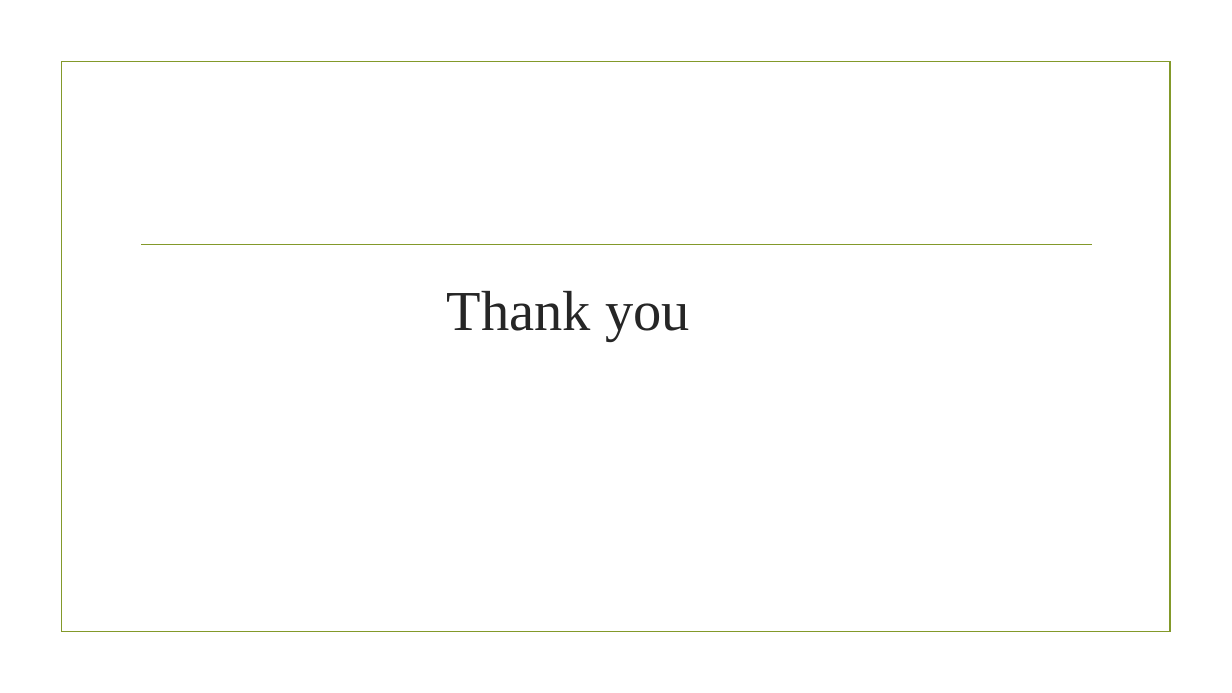
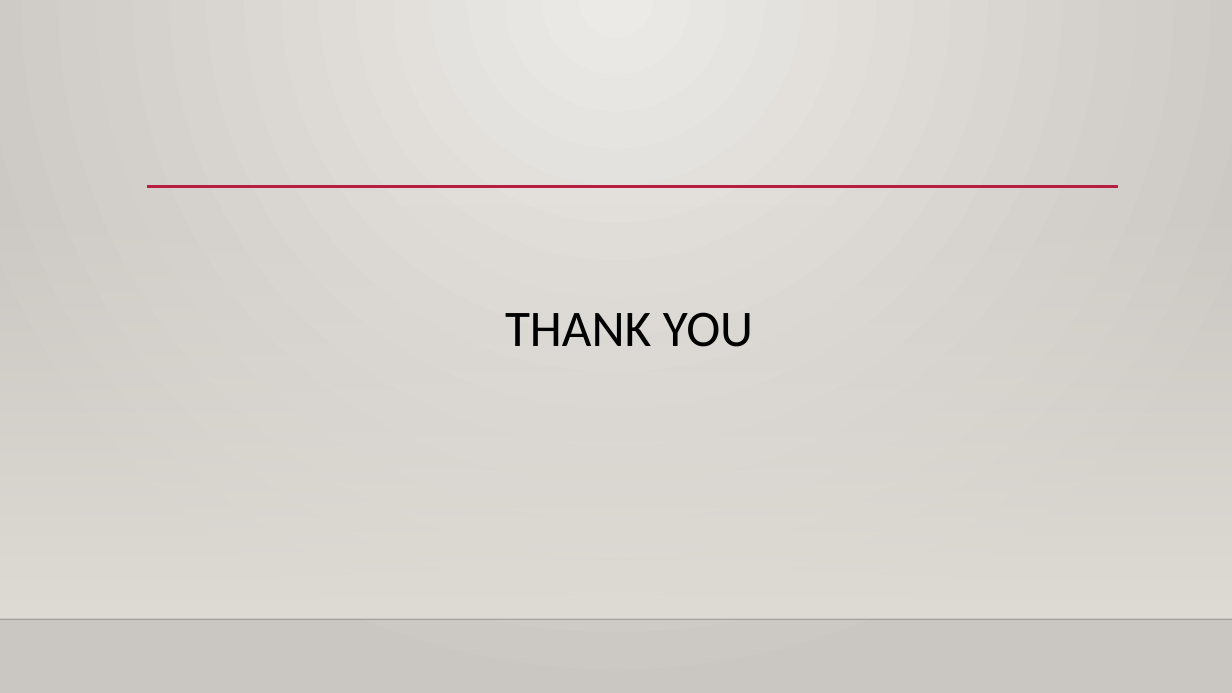
Before and after one commit to MAQI-SHI/CSYE-7200-Final-Project-Team-6, a slide deck: slide 19 of finalPresentation.pptx (slide 15 before the commit). Drawn at 1232x693 pixels with LibreOffice and Linux fonts; fonts in the diff are those of the drawing; background and template pictures are left out. Boxes give left, top, right and bottom in pixels: in the first picture for what was removed or moved away, otherwise in the second. Text is boxed around its words. In the diff, an @@ line names an element or a change of style, - is before the commit and + after.

```diff
--- a/finalPresentation.pptx
+++ b/finalPresentation.pptx
@@ background picture (left out) to gradient #ECEAE7 to #CAC7C1 @@
@@ rectangle: place and size @@
-rectangle at box(61, 62, 1170, 632)
+rectangle at box(0, 204, 1232, 619)
@@ rectangle at box(0, 204, 1232, 619): fill none to gradient #DFDBD5; outline #83992A 1.25 pt to none @@
@@ line moved from (141, 245) - (1092, 245) to (147, 187) - (1118, 187) @@
@@ line (147, 187) - (1118, 187): stroke #83992A 1.25 pt to #B71E42 2.5 pt @@
@@ title "THANK YOU" at box(505, 312, 753, 347): vertical alignment middle to top @@
@@ title at box(505, 312, 753, 347): text changed; size 44 to 40 pt; font Times New Roman to Calibri; text colour #262626 to #000000 @@
-Thank you
+THANK YOU
@@ line added from (0, 619) to (1232, 619), #000001 1 pt @@
```
Also in this commit, not shown: 12 other slides changed, 6 slides added, 2 slides removed, 2 other files.
